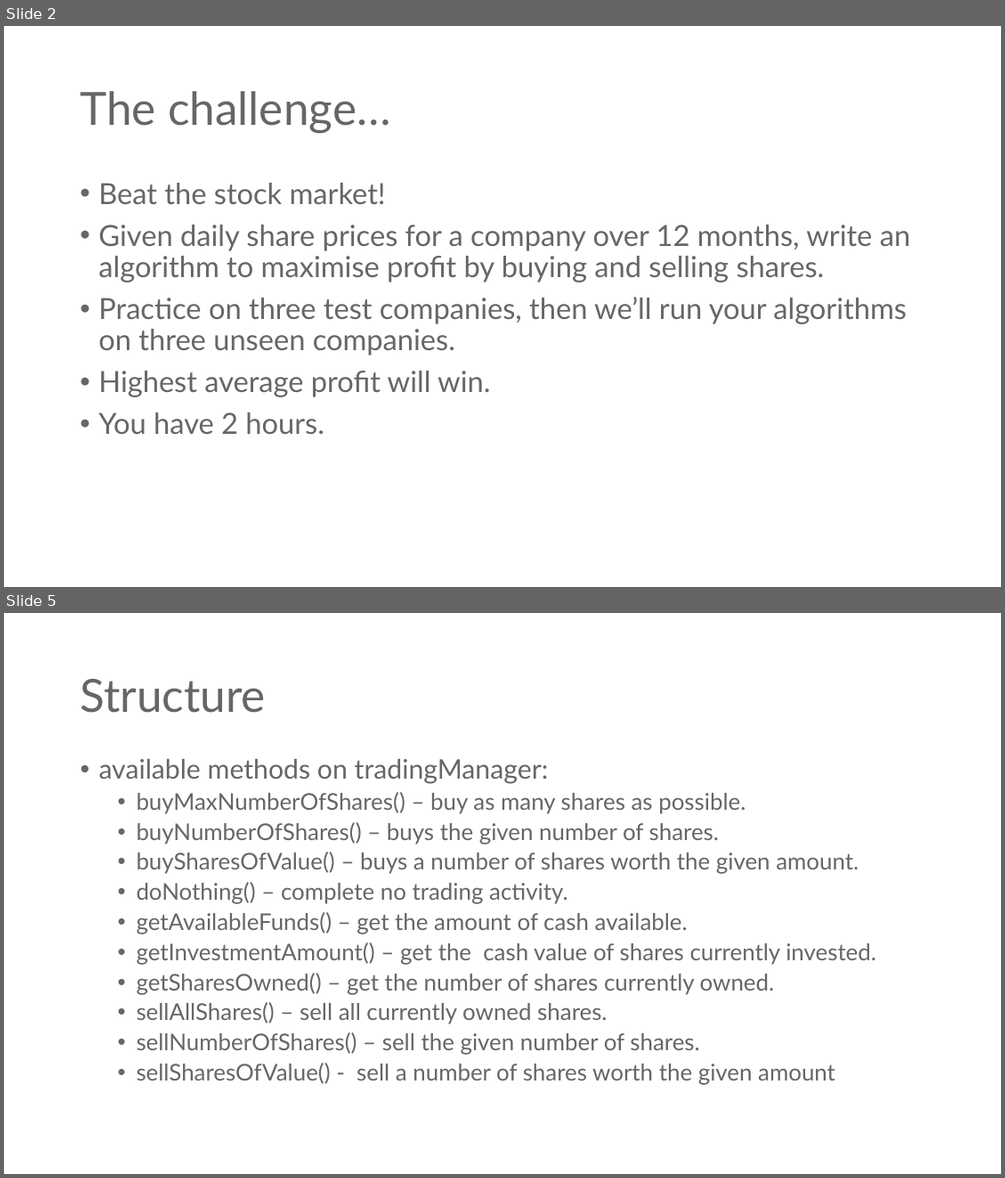
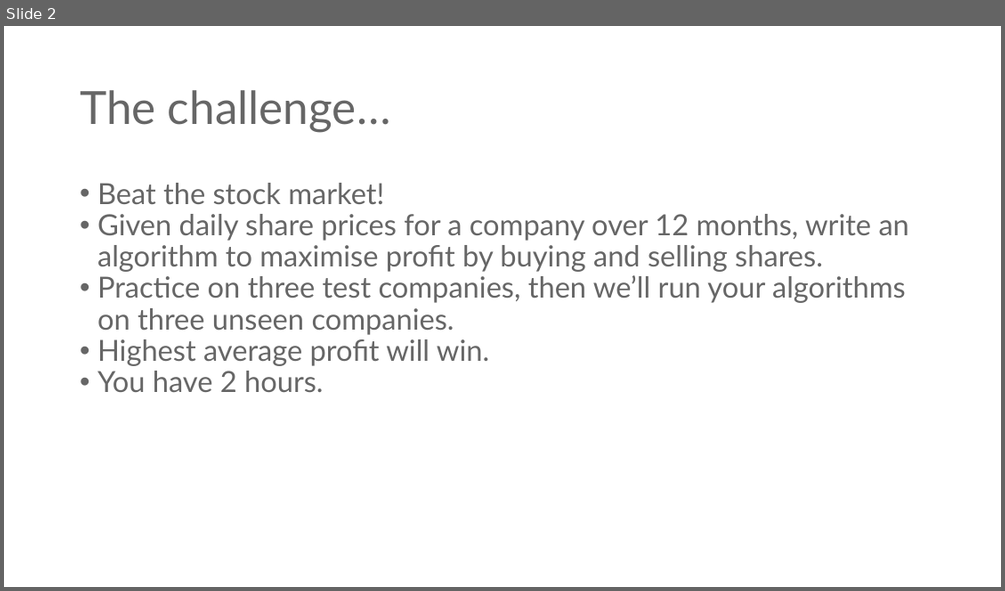
Before and after one commit to tpkelly/Hackathon, a slide deck: spec/Hackathon.pptx. Shown one above the other, each under a label of ours: slides 2 and 5 before the commit, slide 2 after it; the slides between them are not shown. The pictures are 1005x1178 and 1005x591 pixels, drawn with LibreOffice and Linux fonts; fonts in the diff are those of the drawing; background and template pictures are left out. Boxes give left, top, right and bottom in pixels: in the first picture for what was removed or moved away, otherwise in the second. Text is boxed around its words. In the diff, an @@ line names an element or a change of style, - is before the commit and + after.

```diff
--- a/spec/Hackathon.pptx
+++ b/spec/Hackathon.pptx
@@ slide 5 removed at (x1=4, y1=613, x2=1001, y2=1174), background #FFFFFF @@
@@ title removed at (x1=80, y1=679, x2=266, y2=713) @@
-Structure
@@ text removed at (x1=99, y1=758, x2=876, y2=1085) @@
-• available methods on tradingManager:
-  • buyMaxNumberOfShares() – buy as many shares as possible.
-  • buyNumberOfShares() – buys the given number of shares.
-  • buySharesOfValue() – buys a number of shares worth the given amount.
-  • doNothing() – complete no trading activity.
-  • getAvailableFunds() – get the amount of cash available.
-  • getInvestmentAmount() – get the cash value of shares currently invested.
-  • getSharesOwned() – get the number of shares currently owned.
-  • sellAllShares() – sell all currently owned shares.
-  • sellNumberOfShares() – sell the given number of shares.
-  • sellSharesOfValue() - sell a number of shares worth the given amount
@@ slide 2 changed as well @@
@@ text "Beat the stock market!" at (x1=97, y1=183, x2=909, y2=392): indent changed; less space between paragraphs @@
```
Also in this commit, not shown: 2 other slides changed, 2 other slides removed.
